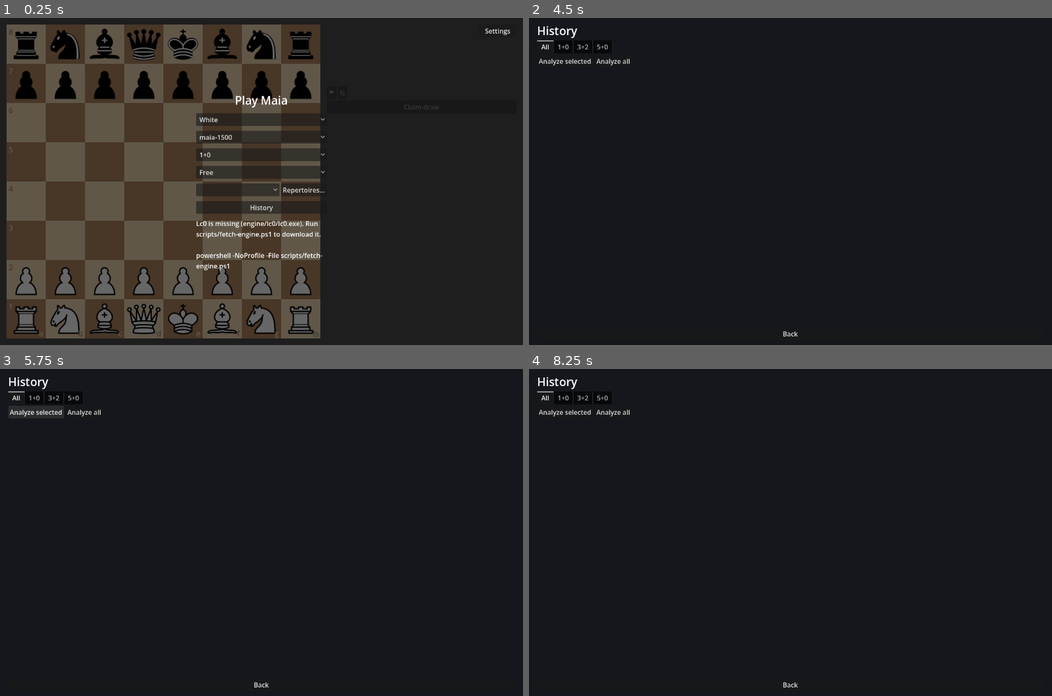
Above: before the commit, frames 1-4 (two rows, left to right).
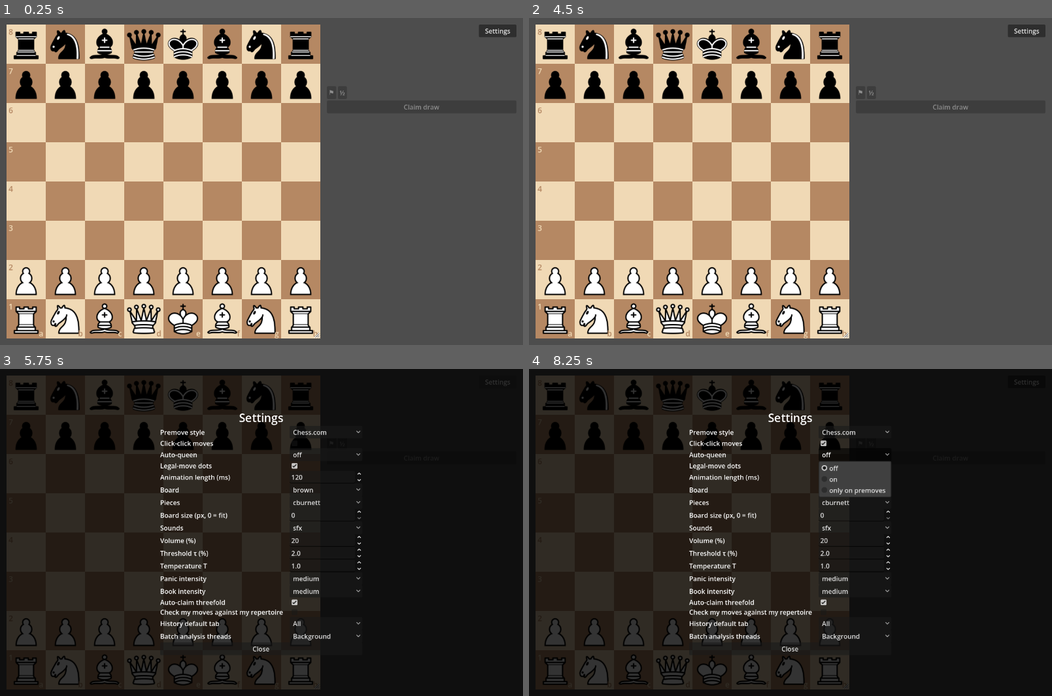
Above: after the commit, the same moments.

Repository: Laginho/P-Chess
Game: Godot game, scene res://ui/main.tscn
Two runs of this game, one before a commit and one after it. Both use one fixed random seed, a clock stepped at 60 frames per second and the inputs below.
Inputs (mouse positions are in pixels of both pictures, inside the frame that each line leads up to):
- Up to frame 1 (0.25 s): no input
- Up to frame 2 (4.5 s): click (790, 155) at 0.5 s, where only the run before the commit has a clickable "1+0"; click (790, 119) at 1.25 s, where only the run before the commit has a clickable "White"; click (790, 135) at 2 s, where only the run before the commit has a clickable "maia-1500"; click (790, 171) at 2.75 s, where only the run before the commit has a clickable "Free"; click (832, 191) at 3.5 s, where only the run before the commit has a clickable "Repertoires..."; click (790, 207) at 4.25 s, where only the run before the commit has a clickable "History"
- Up to frame 3 (5.75 s): click "Analyze selected" (after the commit: "Settings") at 5 s
- Up to frame 4 (8.25 s): click (853, 431) at 5.75 s, where only the run after the commit has a clickable "Chess.com"; click (612, 411) at 6.5 s, where only the run before the commit has a clickable "Analyze all"; click (853, 444) at 7.27 s; click (853, 454) at 8 s, where only the run after the commit has a clickable "off"

The runs differ from the first frame. In frame 1, 95% of the frame differs, in the area x 0-100%, y 0-100%; in frame 2, 99%; in frame 3, 29%; in frame 4, 31%.

Commit message:
feat: open on home screen (UI-016)
Introduce the home screen as the initial view.

Diff:
--- /dev/null
+++ b/ui/home.gd
@@ -0,0 +1 @@
+extends Control
--- /dev/null
+++ b/ui/home.tscn
@@ -0,0 +1,12 @@
+[gd_scene format=3]
+
+[ext_resource type="Script" path="res://ui/home.gd" id="1"]
+
+[node name="Home" type="Control"]
+layout_mode = 3
+anchors_preset = 15
+anchor_right = 1.0
+anchor_bottom = 1.0
+grow_horizontal = 2
+grow_vertical = 2
+script = ExtResource("1")
--- a/ui/main.tscn
+++ b/ui/main.tscn
@@ -6,6 +6,7 @@
 [ext_resource type="PackedScene" path="res://ui/setup.tscn" id="4"]
 [ext_resource type="PackedScene" path="res://ui/clock.tscn" id="5"]
 [ext_resource type="Script" path="res://ui/resize_grip.gd" id="6"]
+[ext_resource type="PackedScene" path="res://ui/home.tscn" id="7"]
 
 [sub_resource type="StyleBoxFlat" id="ScoreBox"]
 bg_color = Color(0.2, 0.2, 0.2, 1)
@@ -150,4 +151,8 @@
 theme_override_styles/normal = SubResource("ScoreBox")
 
 [node name="Setup" parent="." instance=ExtResource("4")]
+visible = false
 layout_mode = 1
+
+[node name="Home" parent="." instance=ExtResource("7")]
+layout_mode = 1
